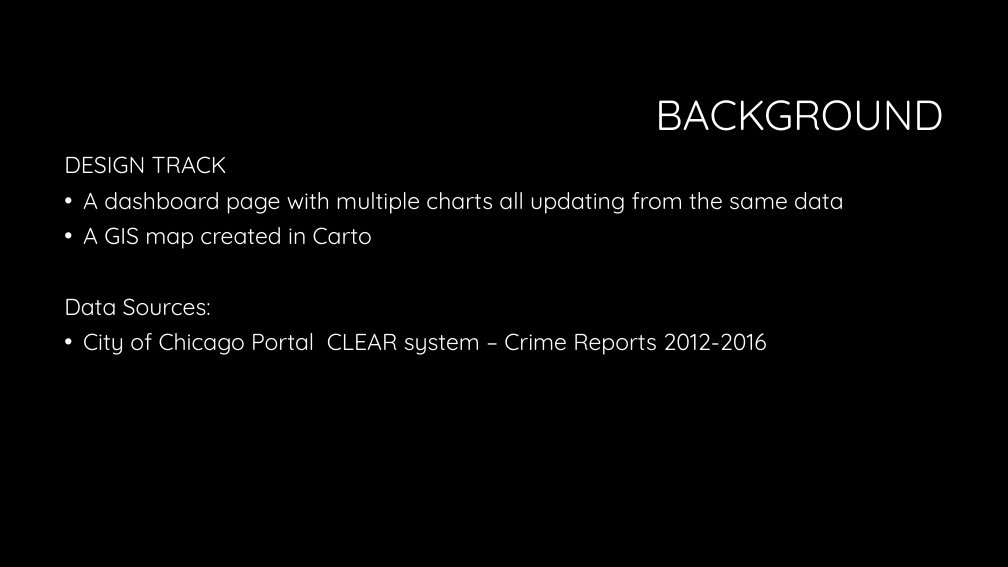
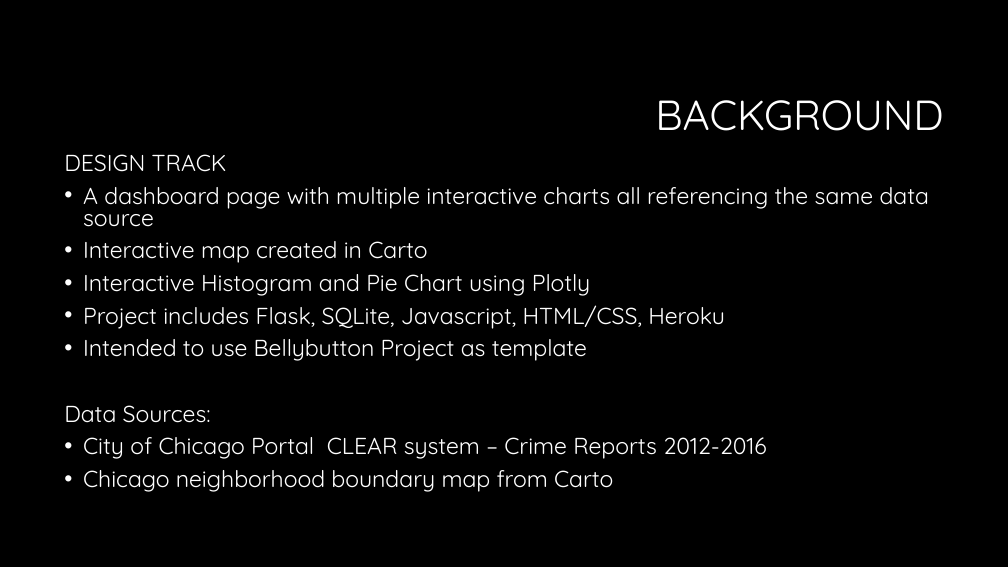
Before and after one commit to perako22/Project_2, a slide deck: slide 2 of Chicago Crimes Analysis Project.pptx (slide 3 before the commit). Drawn at 1008x567 pixels with LibreOffice and Linux fonts; fonts in the diff are those of the drawing; background and template pictures are left out. Boxes give left, top, right and bottom in pixels: in the first picture for what was removed or moved away, otherwise in the second. Text is boxed around its words. In the diff, an @@ line names an element or a change of style, - is before the commit and + after.

```diff
--- a/Chicago Crimes Analysis Project.pptx
+++ b/Chicago Crimes Analysis Project.pptx
@@ text at (x1=64, y1=154, x2=766, y2=459): line spacing 0.9 to 0.8 @@
@@ text at (x1=83, y1=187, x2=929, y2=361): text changed @@
-• A dashboard page with multiple charts all updating from the same data
-• A GIS map created in Carto
+• A dashboard page with multiple interactive charts all referencing the same data source
+• Interactive map created in Carto
+• Interactive Histogram and Pie Chart using Plotly
+• Project includes Flask, SQLite, Javascript, HTML/CSS, Heroku
+• Intended to use Bellybutton Project as template
@@ text at (x1=83, y1=470, x2=613, y2=492): paragraph added @@
+• Chicago neighborhood boundary map from Carto
```
Also in this commit, not shown: 1 other slide changed, 5 other files.
